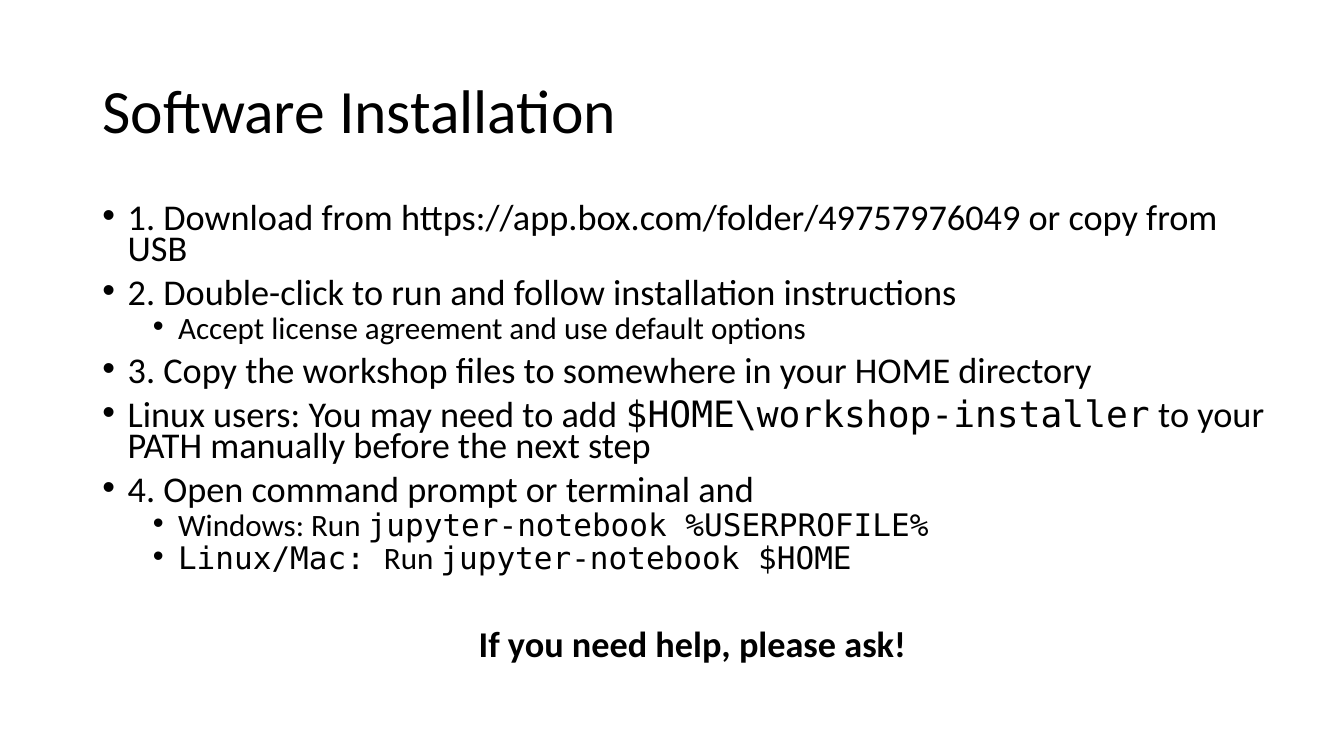
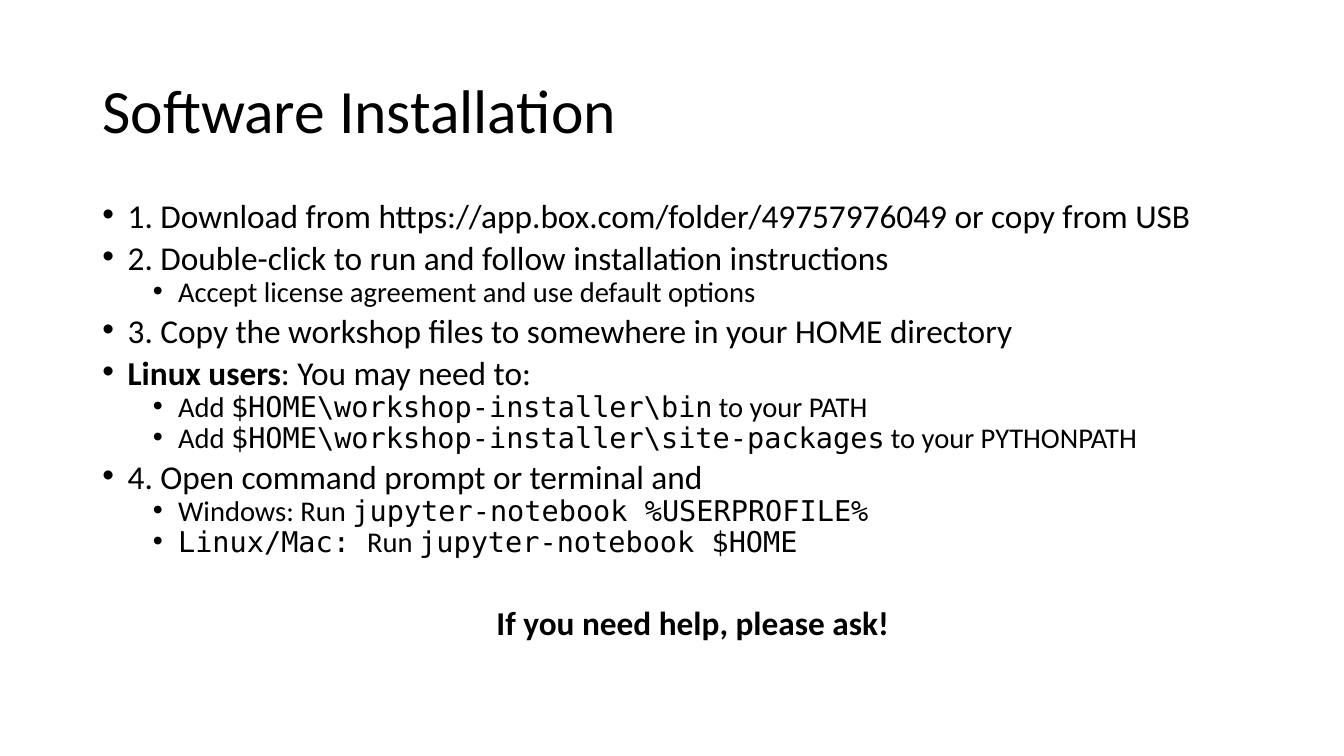
Before and after one commit to PhasesResearchLab/2018-CALPHAD-Workshop, a slide deck: slide 7 of 2018-05-27-workshop-intro.pptx. Drawn at 1344x756 pixels with LibreOffice and Linux fonts; fonts in the diff are those of the drawing. Boxes give left, top, right and bottom in pixels: in the first picture for what was removed or moved away, otherwise in the second. Text is boxed around its words. In the diff, an @@ line names an element or a change of style, - is before the commit and + after.

Commit message:
Bump installation instructions

```diff
--- a/2018-05-27-workshop-intro.pptx
+++ b/2018-05-27-workshop-intro.pptx
@@ text at [128,205,1190,641]: size 25.9 to 23.8 pt in "1. Download from https://app.box.com/folder/49757976049 or c ...", "2. Double-click to run and follow installation ...", "3. Copy the workshop files to somewhere ...", "4. Open command prompt or terminal and" and 1 more places; size 22.2 to 20.4 pt in "Accept license agreement and use default options", "Windows: Run jupyter-notebook %USERPROFILE%", "Linux/Mac: Run jupyter-notebook $HOME" @@
@@ text at [128,361,1137,454]: text changed; size 25.9 to 20.4 pt; font Calibri to DejaVu Sans Mono @@
-• Linux users: You may need to add $HOME\workshop-installer to your PATH manually before the next step
+• Linux users: You may need to:
+  • Add $HOME\workshop-installer\bin to your PATH
+  • Add $HOME\workshop-installer\site-packages to your PYTHONPATH
```
Also in this commit, not shown: 1 other file.
